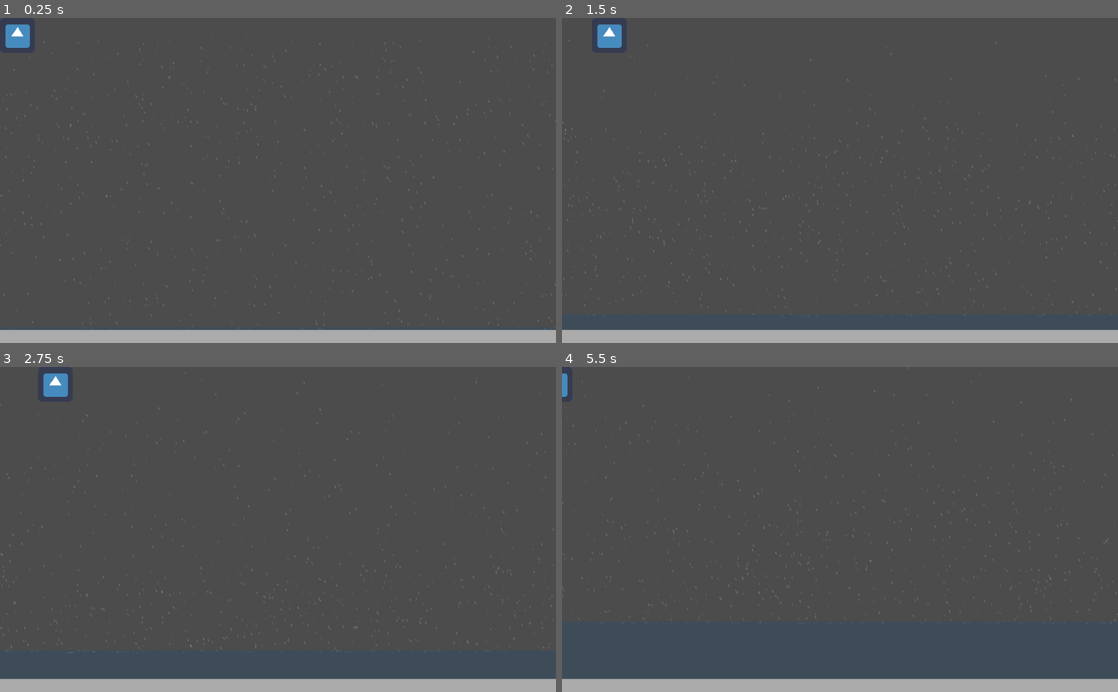
Above: before the commit, frames 1-4 (two rows, left to right).
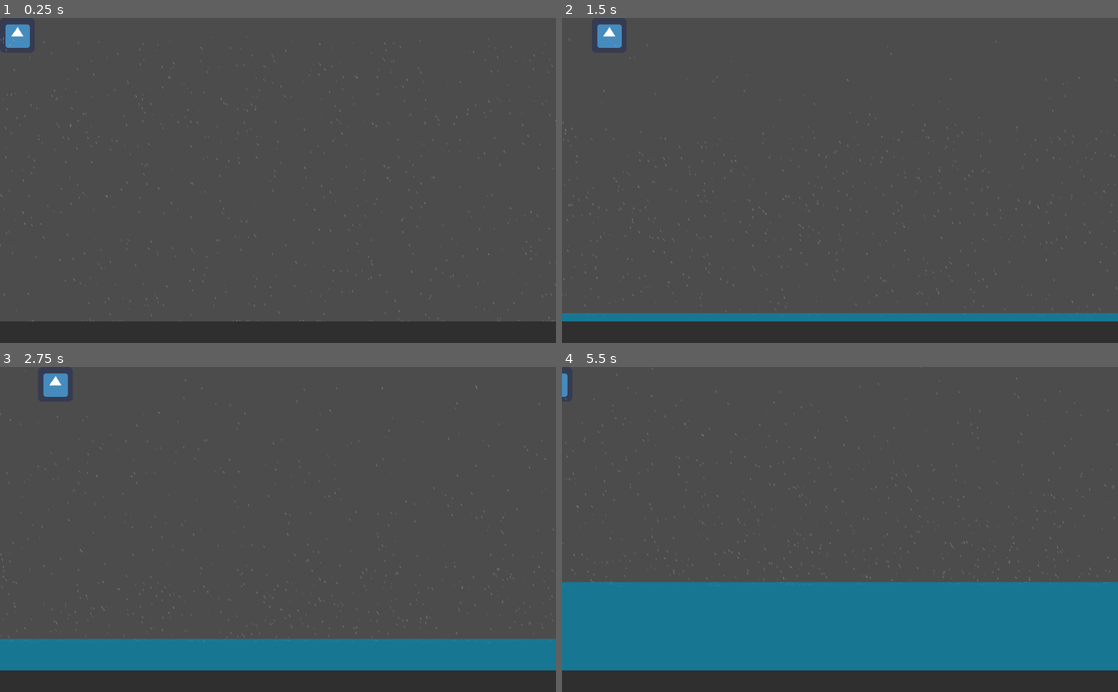
Above: after the commit, the same moments.

Repository: Deji69/NaturalDisasterJam
Game: Godot game, scene res://MainGame.tscn
The game is run twice, just before and just after one commit, with the same random seed, the same clock (stepped at 60 frames per second) and the same inputs. The engine's default icon, where the game draws it, is replaced by a stand-in: a white triangle on a blue panel in a dark square.
Inputs:
- Up to frame 1 (0.25 s): no input
- Up to frame 2 (1.5 s): hold Right (ui_right) 0.53-1.28 s; hold Left (ui_left) from 1.28 s (still down)
- Up to frame 3 (2.75 s): release Left (ui_left) at 2.03 s; hold Right (ui_right) from 2.03 s (still down)
- Up to frame 4 (5.5 s): release Right (ui_right) at 3.53 s; hold Left (ui_left) from 3.53 s (still down)

The runs differ from the first frame. In frame 1, 6.6% of the frame differs, in the area x 0-100%, y 5-100%; in frame 2, 9.3%; in frame 3, 17%; in frame 4, 34%, in the area x 0-100%, y 0-100%.

Commit message:
Improved flooding scripts and rain collision

Diff:
--- a/Flooding.gd
+++ b/Flooding.gd
@@ -1,8 +1,11 @@
 extends Node2D
 
+var riseSpeed = 0.5
+
 func _ready():
-	$Water.scale.y = 0
+	pass
 
 func _process(delta):
-	$Water.scale.y += 0.01
-	$Rain.Extent.y -= 0.01
+	$Water.position.y -= riseSpeed
+	if (riseSpeed < 2):
+		riseSpeed += riseSpeed * 0.001
--- a/MainGame.tscn
+++ b/MainGame.tscn
@@ -4,12 +4,12 @@
 [ext_resource path="res://Rain.tscn" type="PackedScene" id=2]
 [ext_resource path="res://PlayerCharacter.tscn" type="PackedScene" id=3]
 
-[sub_resource type="RectangleShape2D" id=2]
+[sub_resource type="RectangleShape2D" id=3]
 
 custom_solver_bias = 0.0
-extents = Vector2( 70.173, 13 )
+extents = Vector2( 32, 32 )
 
-[sub_resource type="RectangleShape2D" id=1]
+[sub_resource type="RectangleShape2D" id=2]
 
 custom_solver_bias = 0.0
 extents = Vector2( 32, 32 )
@@ -26,16 +26,12 @@
 audio_bus_override = false
 audio_bus_name = "Master"
 
-[node name="Flooding" type="Node2D" parent="." index="1"]
+[node name="Ground" type="StaticBody2D" parent="." index="1"]
 
-script = ExtResource( 1 )
-
-[node name="Rain" parent="Flooding" index="0" instance=ExtResource( 2 )]
-
-[node name="Water" type="StaticBody2D" parent="Flooding" index="1"]
-
-position = Vector2( 512, 576 )
-scale = Vector2( 16, 0.5 )
+editor/display_folded = true
+position = Vector2( 512, 584 )
+scale = Vector2( 16, 0.75 )
+z_index = 2
 input_pickable = false
 collision_layer = 1
 collision_mask = 1
@@ -43,23 +39,18 @@
 constant_angular_velocity = 0.0
 friction = 1.0
 bounce = 0.0
-_sections_unfolded = [ "Collision" ]
-__meta__ = {
-"_edit_group_": true
-}
+_sections_unfolded = [ "Z Index" ]
 
-[node name="CollisionShape2D" type="CollisionShape2D" parent="Flooding/Water" index="0"]
+[node name="CollisionShape2D" type="CollisionShape2D" parent="Ground" index="0"]
 
-position = Vector2( 0, 4.80001 )
-scale = Vector2( 0.456016, 2.83077 )
-shape = SubResource( 2 )
-_sections_unfolded = [ "Transform" ]
+editor/display_folded = true
+shape = SubResource( 3 )
 
-[node name="Polygon2D" type="Polygon2D" parent="Flooding/Water" index="1"]
+[node name="Polygon2D" type="Polygon2D" parent="Ground/CollisionShape2D" index="0"]
 
-polygon = PoolVector2Array( 32, -32, 32, 32, -32, 32, -32, -32 )
+polygon = PoolVector2Array( -32, -32, 32, -32, 32, 32, -32, 32 )
 uv = PoolVector2Array(  )
-color = Color( 0.18988, 0.300676, 0.398438, 0.508274 )
+color = Color( 0.1875, 0.1875, 0.1875, 1 )
 vertex_colors = PoolColorArray(  )
 offset = Vector2( 0, 0 )
 antialiased = false
@@ -70,12 +61,18 @@
 invert_enable = false
 invert_border = 100.0
 
-[node name="PlayerCharacter" parent="." index="2" instance=ExtResource( 3 )]
+[node name="Flooding" type="Node2D" parent="." index="2"]
 
-[node name="Ground" type="StaticBody2D" parent="." index="3"]
+z_index = 1
+script = ExtResource( 1 )
+_sections_unfolded = [ "Z Index" ]
 
-position = Vector2( 512, 592 )
-scale = Vector2( 16, 0.5 )
+[node name="Rain" parent="Flooding" index="0" instance=ExtResource( 2 )]
+
+[node name="Water" type="StaticBody2D" parent="Flooding" index="1"]
+
+position = Vector2( 512, 848 )
+scale = Vector2( 16, 8 )
 input_pickable = false
 collision_layer = 1
 collision_mask = 1
@@ -84,14 +81,15 @@
 friction = 1.0
 bounce = 0.0
 __meta__ = {
-"_edit_group_": true
+"_edit_group_": true,
+"_edit_lock_": true
 }
 
-[node name="Polygon2D" type="Polygon2D" parent="Ground" index="0"]
+[node name="Polygon2D" type="Polygon2D" parent="Flooding/Water" index="0"]
 
 polygon = PoolVector2Array( 32, -32, -32, -32, -32, 32, 32, 32 )
 uv = PoolVector2Array(  )
-color = Color( 0.671875, 0.671882, 0.671875, 1 )
+color = Color( 0, 0.541176, 0.698039, 0.698039 )
 vertex_colors = PoolColorArray(  )
 offset = Vector2( 0, 0 )
 antialiased = false
@@ -102,6 +100,9 @@
 invert_enable = false
 invert_border = 100.0
 
-[node name="CollisionShape2D" type="CollisionShape2D" parent="Ground" index="1"]
+[node name="CollisionShape2D" type="CollisionShape2D" parent="Flooding/Water" index="1"]
 
-shape = SubResource( 1 )
+shape = SubResource( 2 )
+_sections_unfolded = [ "Material" ]
+
+[node name="PlayerCharacter" parent="." index="3" instance=ExtResource( 3 )]
